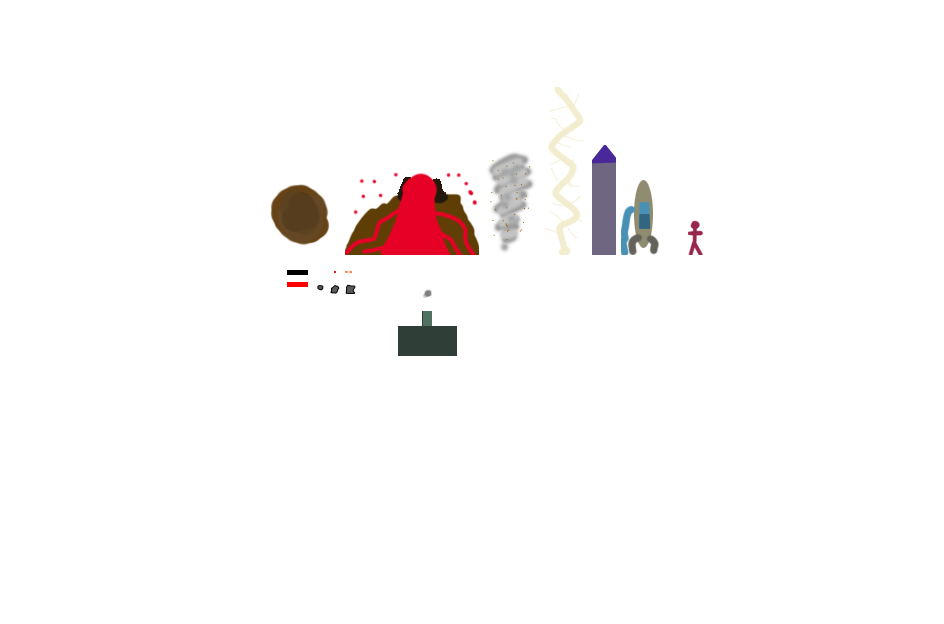
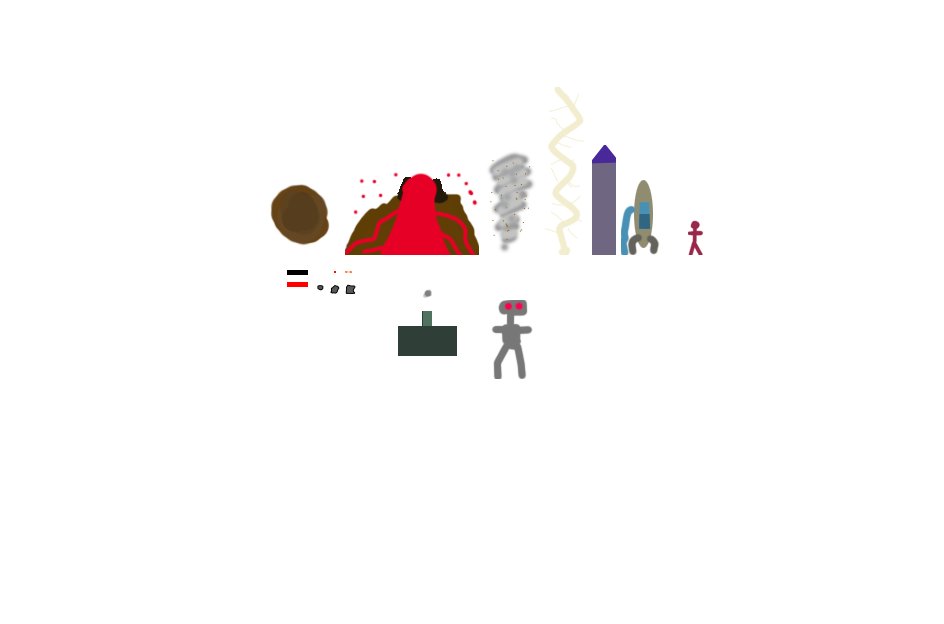
Comparing the layer stacks of the two 944 × 624 images. Changes:
added group "robot.png" with 1 layers above "factory.png" over [491, 300, 533, 379]
added layer "Vrstva 18" in group "robot.png" over [491, 300, 533, 379]
